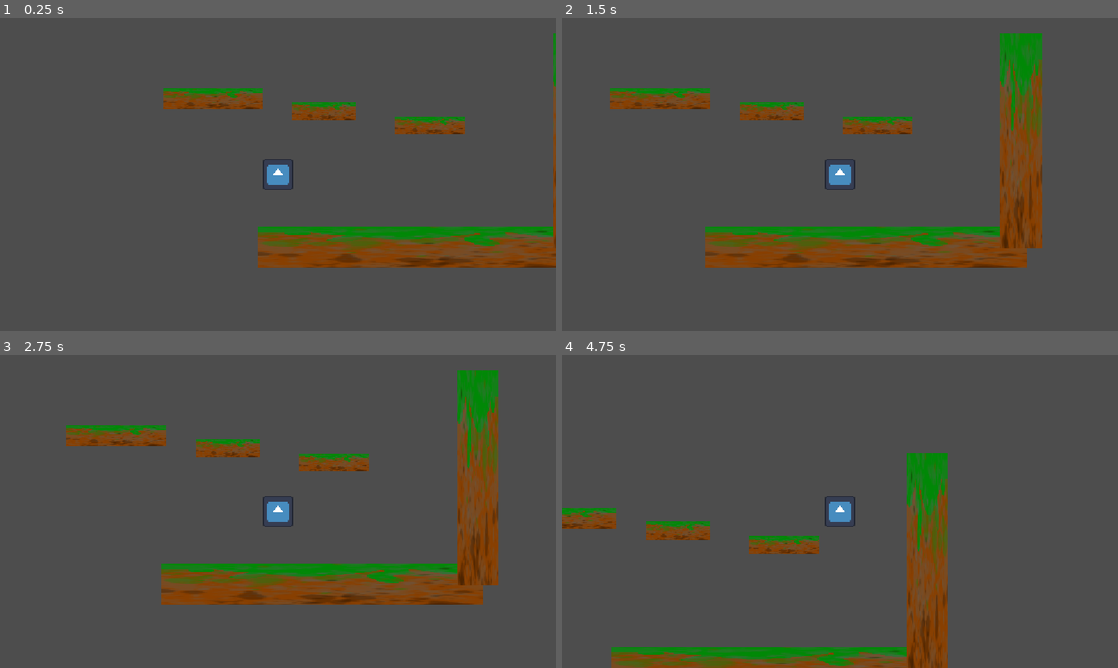
Above: before the commit, frames 1-4 (two rows, left to right).
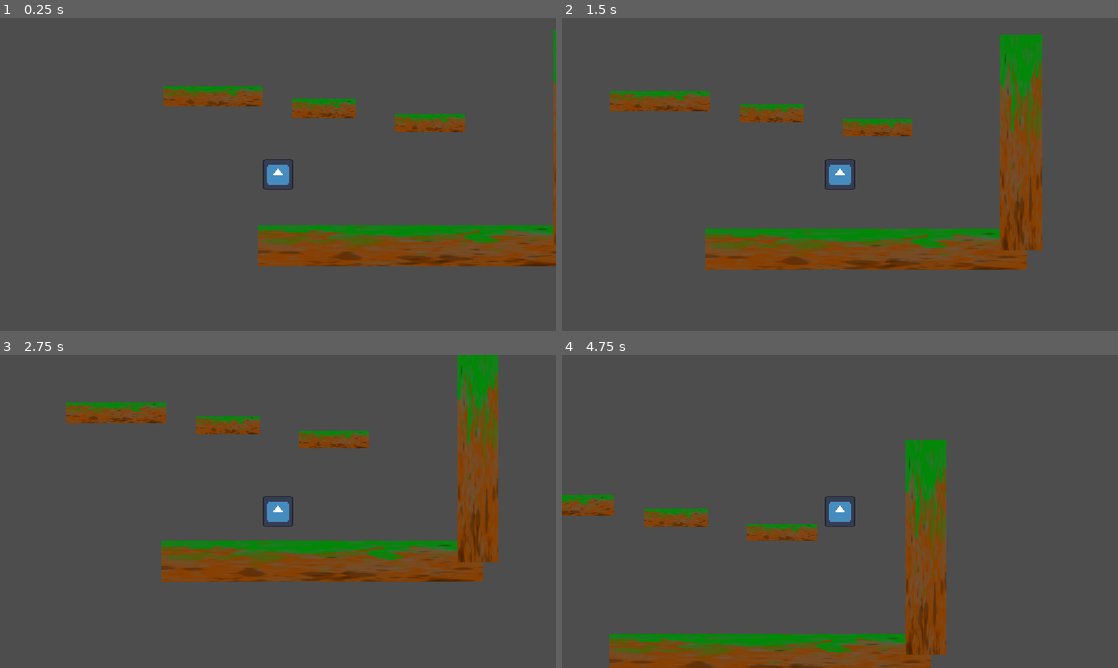
Above: after the commit, the same moments.

Repository: Guyiy1324/Jumpe-r-r-r-r-r-r-r-r
Game: Godot game, scene res://Scenes/map.tscn
Two runs of this game, one before a commit and one after it. Both use one fixed random seed, a clock stepped at 60 frames per second and the inputs below. This scene is started directly instead of the project's main scene. The engine's default icon, where the game draws it, is replaced by a stand-in: a white triangle on a blue panel in a dark square.
Inputs:
- Up to frame 1 (0.25 s): no input
- Up to frame 2 (1.5 s): hold Right (ui_right) from 0.53 s (still down)
- Up to frame 3 (2.75 s): release Right (ui_right) at 2.03 s; hold Left (ui_left) from 2.03 s (still down)
- Up to frame 4 (4.75 s): release Left (ui_left) at 2.78 s; hold Right (ui_right) 2.78-4.28 s; hold Left (ui_left) from 4.28 s (still down)

The runs differ from the first frame. In frame 1, 4.3% of the frame differs, in the area x 29-100%, y 3-80%; in frame 2, 4.6%; in frame 3, 18%, in the area x 11-90%, y 0-80%; in frame 4, 11%.

Commit message:
player stufs

Diff:
--- a/jump-e-r/Scenes/player.tscn
+++ b/jump-e-r/Scenes/player.tscn
@@ -1,6 +1,6 @@
 [gd_scene load_steps=4 format=3 uid="uid://b4mqx81580ntb"]
 
-[ext_resource type="Script" uid="uid://bohfwsut3xswq" path="res://Scripts/player.gd" id="1_onrkg"]
+[ext_resource type="Script" uid="uid://ctlvvcwxy3bvs" path="res://Scripts/player.tres.gd" id="1_cvnsp"]
 [ext_resource type="Texture2D" uid="uid://ds42pbjgq7jap" path="res://Assets/Backgrounds/icon.svg" id="2_i3pqv"]
 
 [sub_resource type="RectangleShape2D" id="RectangleShape2D_4flbx"]
@@ -15,7 +15,7 @@
 floor_stop_on_slope = false
 floor_block_on_wall = false
 floor_max_angle = 1.5707964
-script = ExtResource("1_onrkg")
+script = ExtResource("1_cvnsp")
 
 [node name="CollisionShape2D" type="CollisionShape2D" parent="Area2D/CharacterBody2D"]
 scale = Vector2(6.4, 6.4)
